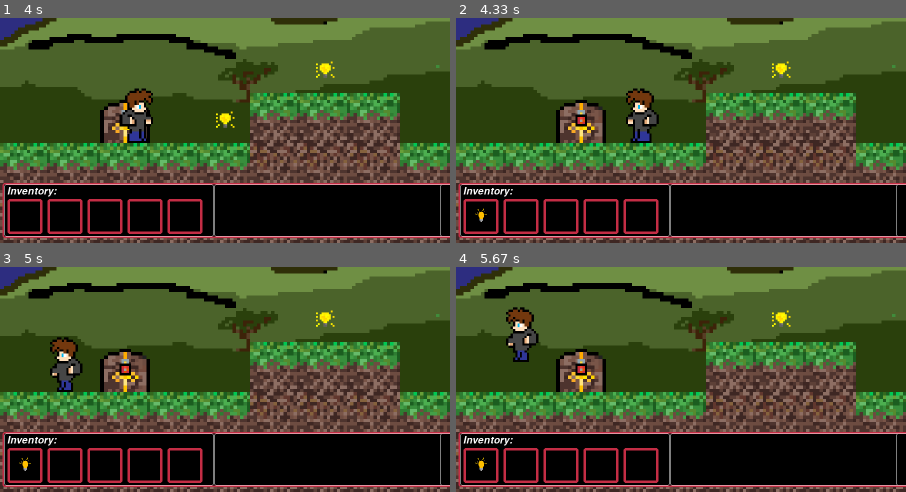
Above: before the commit, frames 1-4 (two rows, left to right).
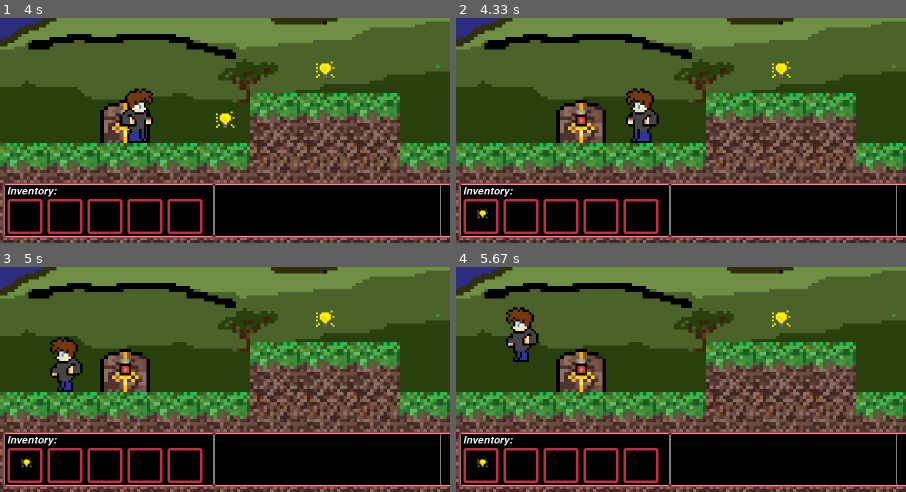
Above: after the commit, the same moments.

Repository: PeterZoet/PyGame
Game: pygame game, started from main.py
Two runs of this game, one before a commit and one after it. Both use one fixed random seed, a clock stepped at 60 frames per second and the inputs below.
Inputs:
- Up to frame 1 (4 s): tap Enter at 0.33 s; hold Right 1.67-2.13 s; hold Left 2.17-2.7 s; hold Up 3.17-3.53 s; hold Right from 3.57 s (still down)
- Up to frame 2 (4.33 s): release Right at 4.2 s; hold Left from 4.23 s (still down)
- Up to frame 3 (5 s): release Left at 4.7 s
- Up to frame 4 (5.67 s): tap Space at 5.23, 5.63 s; hold Up from 5.57 s (still down)
The pictures show only the part of the screen within x 0-50%, y 50-100%; the shares and areas given below are measured in that part.

Frame 1 is identical in both runs. In frame 2, less than 0.1% of the frame differs, in the area x 4-8%, y 84-91%; in frame 3, less than 0.1%; in frame 4, less than 0.1%.

Commit message:
refactored and deleted unused images

Diff:
--- a/levels.py
+++ b/levels.py
@@ -52,5 +52,17 @@
     [1, 1, 1, 1, 1, 1, 1, 1, 1, 1, 1, 1, 1, 1, 1, 1, 1, 1]
 ]
 
+level_3 = [ #DIT IS EEN KOPIE VAN 1!!
+    [0, 0, 0, 0, 0, 0, 0, 0, 0, 0, 0, 0, 0, 0, 0, 0, 0, 0],
+    [0, 0, 0, 0, 0, 0, 0, 0, 0, 0, 0, 0, 0, 3, 3, 0, 0, 0],
+    [0, 0, 3, 0, 0, 3, 0, 0, 0, 0, 0, 3, 0, 0, 0, 0, 0, 3],
+    [0, 0, 0, 0, 0, 0, 0, 3, 0, 3, 0, 0, 0, 0, 0, 0, 0, 0],
+    [0, 0, 0, 0, 0, 0, 0, 0, 0, 0, 0, 0, 8, 0, 3, 0, 7, 9],
+    [0, 0, 0, 0, 0, 0, 6, 0, 0, 0, 3, 0, 3, 0, 0, 0, 2, 2],
+    [4, 0, 10, 0, 5, 2, 2, 2, 0, 0, 0, 0, 0, 0, 2, 2, 1, 1],
+    [2, 2, 2, 2, 2, 1, 1, 1, 2, 2, 2, 2, 2, 2, 1, 1, 1, 1],
+    [1, 1, 1, 1, 1, 1, 1, 1, 1, 1, 1, 1, 1, 1, 1, 1, 1, 1]
+]
 
-levels = [level_1, level_2]
+
+levels = [level_1, level_2, level_3]
--- a/main.py
+++ b/main.py
@@ -34,29 +34,22 @@
 """
 Load images
 """
-background = pygame.transform.scale(pygame.image.load('assets/images/background.png'), (screen_width, screen_height))
+main_menu_background = pygame.transform.scale(pygame.image.load('assets/images/main_menu_background.jpg'), (screen_width, screen_height))
 end_screen = pygame.transform.scale(pygame.image.load('assets/images/end_screen.png'), (screen_width, screen_height))
 level_one_wall = pygame.transform.scale(pygame.image.load('assets/images/level_one_wall.png'), (screen_width, screen_height))
-ground = pygame.transform.scale(pygame.image.load('assets/images/tiles/ground.png'), (tile_size, tile_size))
 level_one_ground = pygame.transform.scale(pygame.image.load('assets/images/tiles/level_one_ground.png'), (tile_size, tile_size))
-underground = pygame.transform.scale(pygame.image.load('assets/images/tiles/underground2.png'), (tile_size, tile_size))
-new_underground = pygame.transform.scale(pygame.image.load('assets/images/tiles/new_underground.png'), (tile_size, tile_size))
-platform = pygame.transform.scale(pygame.image.load('assets/images/tiles/platform.png'), (tile_size, 0.6 * tile_size))
-stone_platform = pygame.transform.scale(pygame.image.load('assets/images/tiles/vines_platform.png'), (tile_size, tile_size))
+underground = pygame.transform.scale(pygame.image.load('assets/images/tiles/underground.png'), (tile_size, tile_size))
+vines_platform = pygame.transform.scale(pygame.image.load('assets/images/tiles/vines_platform.png'), (tile_size, tile_size))
 door = pygame.transform.scale(pygame.image.load('assets/images/door.png'), (tile_size, tile_size))
-new_door = pygame.transform.scale(pygame.image.load('assets/images/new_door.png'), (tile_size, tile_size))
 lock = pygame.transform.scale(pygame.image.load('assets/images/lock.png'), (tile_size, tile_size))
-new_lock = pygame.transform.scale(pygame.image.load('assets/images/new_lock.png'), (tile_size, tile_size))
 knowledge = [pygame.transform.scale(pygame.image.load('assets/images/knowledge.png'), (tile_size, tile_size)) for _ in range(5)]
-new_knowledge = [pygame.transform.scale(pygame.image.load('assets/images/new_knowledge.png'), (tile_size, tile_size)) for _ in range(5)]
-logo = pygame.transform.scale(pygame.image.load('assets/images/logo.png'), (300, 300))
 
 player_frames = [
     pygame.transform.scale(pygame.image.load(f'assets/images/player/stance_{x + 1}_player.png'), (5.5 * player_scale, 9.2 * player_scale))
     for x in range(11)
 ]
 
-tiles = ["", new_underground, level_one_ground, stone_platform]
+tiles = ["", underground, level_one_ground, vines_platform]
 
 
 def play_knowledge_collected_sound():
@@ -136,19 +129,9 @@
     - Press ENTER to start
     - Press ESC to quit
     """
-    main_menu_background = pygame.transform.scale(pygame.image.load("assets/images/new_main_menu_background.jpg"), (screen_width, screen_height))
     menu_running = True
     while menu_running:
         screen.blit(main_menu_background, (0, 0))
-        font = pygame.font.SysFont(None, 94)
-        title_surface = font.render("Knowledge Quest; A BaseCamp Adventure", True, (196, 45, 69))
-        font = pygame.font.SysFont(None, 74)
-        title_surface = font.render("", True, (255, 255, 255))
-        start_surface = font.render("", True, (255, 255, 255))
-        exit_surface = font.render("", True, (255, 255, 255))
-        screen.blit(title_surface, (screen_width // 2 - title_surface.get_width() // 2, screen_height // 2 - 100))
-        screen.blit(start_surface, (screen_width // 2 - start_surface.get_width() // 2, screen_height // 2))
-        screen.blit(exit_surface, (screen_width // 2 - exit_surface.get_width() // 2, screen_height // 2 + 100))
 
         for event in pygame.event.get():
             if event.type == pygame.QUIT:
@@ -167,20 +150,9 @@
     Present the END menu to the user, options:
     - Press ESC to quit
     """
-    end_screen = pygame.transform.scale(pygame.image.load("assets/images/end_screen.png"), (screen_width, screen_height))
     menu_running = True
     while menu_running:
         screen.blit(end_screen, (0, 0))
-        font = pygame.font.SysFont(None, 94)
-        title_surface = font.render("Knowledge Quest; A BaseCamp Adventure", True, (196, 45, 69))
-        font = pygame.font.SysFont(None, 74)
-        title_surface = font.render("", True, (255, 255, 255))
-        start_surface = font.render("", True, (255, 255, 255))
-        exit_surface = font.render("", True, (255, 255, 255))
-        screen.blit(title_surface, (screen_width // 2 - title_surface.get_width() // 2, screen_height // 2 - 100))
-        screen.blit(start_surface, (screen_width // 2 - start_surface.get_width() // 2, screen_height // 2))
-        screen.blit(exit_surface, (screen_width // 2 - exit_surface.get_width() // 2, screen_height // 2 + 100))
-
         for event in pygame.event.get():
             if event.type == pygame.QUIT:
                 pygame.quit()
@@ -234,11 +206,11 @@
                 screen.blit(tiles[value], (y * tile_size, x * tile_size))
             elif 5 <= value <= 9:
                 if not inventory[value - 5]:
-                    screen.blit(new_knowledge[value - 5], (y * tile_size, x * tile_size))
+                    screen.blit(knowledge[value - 5], (y * tile_size, x * tile_size))
             elif value == 10:
-                screen.blit(new_door, (y * tile_size, x * tile_size))
+                screen.blit(door, (y * tile_size, x * tile_size))
                 if not all(inventory):
-                    screen.blit(new_lock, (y * tile_size, x * tile_size))
+                    screen.blit(lock, (y * tile_size, x * tile_size))
                 if all(inventory):
                     play_door_sound()
 
@@ -327,9 +299,7 @@
 
 
 
-
-
-    if top_left == 10:
+    if top_left == 10: # Code to trigger checkpoint_reached when colliding with a door on full inventory
         if inventory == [True, True, True, True, True]:
             checkpoint_reached()
     elif top_right == 10:
Binary file removed: assets/images/background.png
Binary file removed: assets/images/border_knowledge.png
Binary file changed: assets/images/door.png
Binary file changed: assets/images/knowledge.png
Binary file changed: assets/images/lock.png
Binary file removed: assets/images/logo.png
Renamed: assets/images/new_main_menu_background.jpg -> assets/images/main_menu_background.jpg
Binary file removed: assets/images/main_menu_background.png
Binary file removed: assets/images/new_door.png
Binary file removed: assets/images/new_knowledge.png
Binary file removed: assets/images/new_lock.png
Binary file removed: assets/images/off_knowledge.png
(and 5 more such lines)
